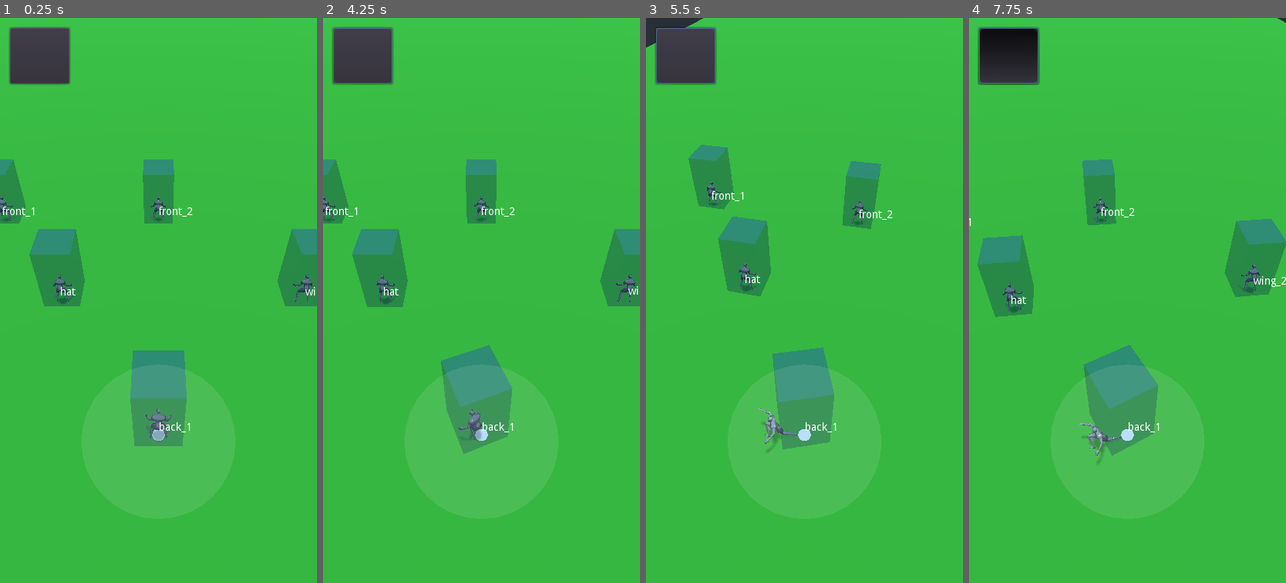
Above: before the commit, frames 1-4 (left to right).
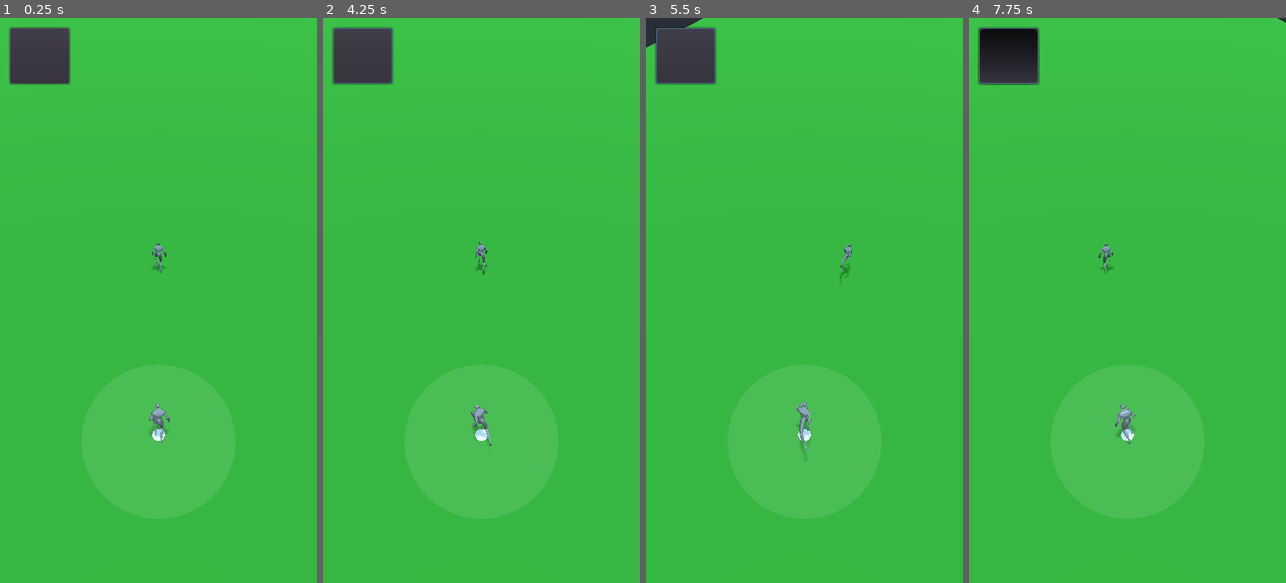
Above: after the commit, the same moments.

Repository: samhattangady/UltimateFrisbee
Game: Godot game, scene res://PlayingField.tscn
Two runs of this game, one before a commit and one after it. Both use one fixed random seed, a clock stepped at 60 frames per second and the inputs below.
Inputs (mouse positions are in pixels of both pictures, inside the frame that each line leads up to):
- Up to frame 1 (0.25 s): no input
- Up to frame 2 (4.25 s): click (364, 57) at 0.5 s; tap Enter (ui_accept) at 1.25 s; move the mouse to (551, 272) at 1.27 s; hold Right (ui_right) 1.28-2 s; hold Enter (ui_accept) 1.28-2 s; click (551, 272) at 1.42 s; drag from (418, 328) to (465, 413) at 2.02 s; move the mouse to (513, 176) at 2.77 s; hold Right (ui_right) 2.78-3.5 s; hold Enter (ui_accept) 2.78-3.5 s; drag from (465, 413) to (386, 215) at 3.52 s
- Up to frame 3 (5.5 s): move the mouse to (899, 385) at 4.27 s; hold Left (ui_left) 4.28-5 s; hold Enter (ui_accept) 4.28-5 s; drag from (709, 215) to (756, 159) at 5.02 s
- Up to frame 4 (7.75 s): move the mouse to (1143, 300) at 5.77 s; hold Down (ui_down) 5.78-6.5 s; hold Enter (ui_accept) 5.78-6.5 s; click (1143, 300) at 5.92 s; drag from (1079, 159) to (1064, 328) at 6.52 s; move the mouse to (1197, 272) at 7.27 s; hold Up (ui_up) from 7.28 s (still down); hold Enter (ui_accept) from 7.28 s (still down)

The runs differ from the first frame. In frame 1, 8.2% of the frame differs, in the area x 0-100%, y 25-76%; in frame 2, 8.4%; in frame 3, 7.5%; in frame 4, 8.7%, in the area x 0-100%, y 25-79%.
Error before the commit: Invalid call. Nonexistent function 'find_bone' in base 'Spatial'. (res://Player2.gd:56)
Error after the commit: Invalid call. Nonexistent function 'find_bone' in base 'Spatial'. (res://Player2.gd:62)

Commit message:
wip: working on animation blending.

Diff:
--- a/Debug.gd
+++ b/Debug.gd
@@ -5,7 +5,7 @@
 var player_labels
 var game_camera
 
-var debug = true
+var debug = false
 
 func _ready():
     self.player_labels = self.get_node('PlayerLabels')
--- a/Disc.gd
+++ b/Disc.gd
@@ -11,8 +11,8 @@
 
 var debug_previous_throw = {}
 
-export var max_throw_speed = 30.0
-export var min_throw_speed = 12.0
+export var max_throw_speed = 5.0
+export var min_throw_speed = 2.0
 
 export var max_throw_distance = 80.0
 export var min_throw_distance = 15.0
@@ -50,12 +50,12 @@
 func _ready():
     self.path_follow = self.get_node('Path/PathFollow')
     self.path = self.get_node('Path')
-    self.body = self.get_node('Path/PathFollow/DiscKinematicBody')
+    self.body = self.get_node('DiscKinematicBody')
     self.random = RandomNumberGenerator.new()
     self.DISC_CALCULATOR = load('DiscCalculator.gd').new()
     self.emit_signal('disc_position_update', self.get_position())
 
-func _process(delta):
+func _physics_process(delta):
     if DEBUG:
         emit_signal('position_update', path_follow.translation)
     self.emit_signal('disc_position_update', self.get_position())
@@ -77,32 +77,21 @@
         })
 
 func get_position():
-    # To get the world coordinates of the disc. When in the air, we want
-    # the path_follow.translation, but on the ground, we want the path.translation
-    # This might be a part of !TranslationError, Don't know.
-    if self.currently_thrown:
-        return self.path_follow.translation
-    else:
-        return self.path.translation
+    return self.translation
 
 func execute_throw(throw):
     # Check if end point meets ground
     var end_point = get_point_in_world(throw['end'])
     if not end_point: return
     var curve = calculate_throw_curve(throw)
-    path.curve = curve
+    self.path.curve = curve
     # trace_path(curve)
-    start_throw(throw, curve)
+    self.start_throw(throw, curve)
 
 func start_throw(throw, curve):
     self.calculate_throw_speed(throw, curve)
 
 func start_throw_animation():
-    # FIXME (15 May 2019 sam): !TranslationError. See bottom
-    if self.number_of_throws != 0:
-        self.translation = -self.path.translation
-    self.path.rotation = Vector3(0, 0, 0)
-    self.number_of_throws += 1
     self.currently_thrown = true
     self.emit_signal('throw_started', self.path.curve, {
         'time': self.total_throw_time,
@@ -131,20 +120,18 @@
                                 self.total_throw_time,
                                 self.current_max_speed,
                                 self.current_min_speed)
-    var offset = self.path_follow.unit_offset
-    if offset >= 1.0:
+    self.translation = self.path_follow.translation
+    if self.path_follow.unit_offset >= 1.0:
         self.throw_is_grounded()
 
 func throw_is_grounded():
     # Throw hits the ground
     self.path_follow.unit_offset = 0.999
+    self.translation = self.path_follow.translation
     self.throw_is_complete()
 
 func throw_is_complete():
     self.currently_thrown = false
-    # FIXME (15 May 2019 sam): !TranslationError. See bottom
-    self.path.translation = self.path_follow.translation
-    self.path_follow.unit_offset = 0.0
     self.throw_time_elapsed = 0.0
     var actual_time = (OS.get_ticks_msec()-self.throw_start_time) / 1000.0
     self.emit_signal('throw_complete')
@@ -159,15 +146,15 @@
 
 func calculate_throw_curve(throw_data):
     var end_point = get_point_in_world(throw_data['end'])
-    var world_dist = path.translation.distance_to(end_point)
+    var world_dist = self.translation.distance_to(end_point)
     var screen_dist = throw_data['start'].distance_to(throw_data['end'])
     var world_x_disp = throw_data['x_disp']* X_DISP_FACTOR * (world_dist/screen_dist)
     if abs(world_x_disp) > world_dist*MAX_OI_CURVE:
         world_x_disp = world_dist*MAX_OI_CURVE * (world_x_disp/abs(world_x_disp))
-    var oi_point = calculate_oi_point(world_dist, world_x_disp, path.translation, end_point)
+    var oi_point = calculate_oi_point(world_dist, world_x_disp, self.translation, end_point)
     var world_y_disp = throw_data['y_disp'] * (world_dist/screen_dist)
     var curve = Curve3D.new()
-    curve.add_point(path.translation)
+    curve.add_point(self.translation)
     curve.add_point(oi_point['oi_point'], oi_point['cin'], oi_point['cout'])
     curve.add_point(end_point)
     return curve
@@ -186,7 +173,7 @@
     # that more oi is more height
     var max_height = (dist/2) * cos(deg2rad(45))
     var oiy = lerp(0, max_height, abs(x_disp)/dist*MAX_OI_CURVE)
-    oiy += (path.translation.y+end.y) / 2
+    oiy += (self.translation.y+end.y) / 2
     # We want some randomness in how the exact curve of the throw looks
     var ci = (start-end)/3.0*random.randf_range(0.8, 1.5)
     var co = (end-start)/3.0*random.randf_range(0.8, 1.5)
@@ -213,11 +200,7 @@
     return point.position
 
 func attach_to_wrist(trans):
-    # Complicated because of !TranslationError
-    self.path.translation = trans.origin
-    # TODO (05 May 2019 sam): See if the transform can be applied without having
-    # to scale again.
-    # self.path.scale = Vector3(1, 1, 1)
+    self.transform = trans
 
 func set_pause_state(state):
     self.pause_state = state
@@ -235,13 +218,6 @@
 # have one for each scene or whatever. Might make code organization a little
 # more elegant
 
-# FIXME (15 May 2019 sam): !TranslationError. There seems to be an issue with the
-# translation values of path_follow, disc and path. path_follow seems to have a
-# global translation while all the others look like the have a relative to parent
-# translation value. This results in various errors when we are trying to make a
-# throw from anywhere other than Vector3(0, 0, 0). Additionally, it looks like
-# when unit_offset is 0, path_follow has a relative translation.
-
 # TODO (22 May 2019 sam): Right now, a straight throw results in the disc travelling
 # at ground level from start to end. Figure out how to deal with that once we have
 # players catching the disc etc.
@@ -253,4 +229,4 @@
 # FIXME (03 Jun 2019 sam): There is a bug where when we make a throw that ends out of
 # bounds, the previous throw is repeated. Or something like that. Need to change that
 # into something like a cancellation or rejection of input. There are multiple ways that
-# can probably be dealt with.
+# can probably be dealt with. (19 Jun 2019 sam): Not able to reproduce this.
--- a/Disc.tscn
+++ b/Disc.tscn
@@ -1,6 +1,10 @@
 [gd_scene load_steps=5 format=2]
 
 [ext_resource path="res://Disc.gd" type="Script" id=1]
+
+[sub_resource type="CylinderShape" id=2]
+
+[sub_resource type="CylinderMesh" id=3]
 
 [sub_resource type="Curve3D" id=1]
 _data = {
@@ -8,26 +12,22 @@
 "tilts": PoolRealArray(  )
 }
 
-[sub_resource type="CylinderShape" id=2]
-
-[sub_resource type="CylinderMesh" id=3]
-
 [node name="Disc" type="Spatial"]
 script = ExtResource( 1 )
+
+[node name="DiscKinematicBody" type="KinematicBody" parent="."]
+
+[node name="CollisionShape" type="CollisionShape" parent="DiscKinematicBody"]
+transform = Transform( 0.5, 0, 0, 0, 0.025, 0, 0, 0, 0.5, 0, 0, 0 )
+shape = SubResource( 2 )
+
+[node name="MeshInstance" type="MeshInstance" parent="DiscKinematicBody"]
+transform = Transform( 0.5, 0, 0, 0, 0.025, 0, 0, 0, 0.5, 0, 0, 0 )
+mesh = SubResource( 3 )
+material/0 = null
 
 [node name="Path" type="Path" parent="."]
 curve = SubResource( 1 )
 
 [node name="PathFollow" type="PathFollow" parent="Path"]
 rotation_mode = 0
-
-[node name="DiscKinematicBody" type="KinematicBody" parent="Path/PathFollow"]
-
-[node name="CollisionShape" type="CollisionShape" parent="Path/PathFollow/DiscKinematicBody"]
-transform = Transform( 0.5, 0, 0, 0, 0.025, 0, 0, 0, 0.5, 0, 0, 0 )
-shape = SubResource( 2 )
-
-[node name="MeshInstance" type="MeshInstance" parent="Path/PathFollow/DiscKinematicBody"]
-transform = Transform( 0.5, 0, 0, 0, 0.025, 0, 0, 0, 0.5, 0, 0, 0 )
-mesh = SubResource( 3 )
-material/0 = null
--- a/Player2.gd
+++ b/Player2.gd
@@ -6,6 +6,8 @@
 export var MAX_ANGLE_WITHOUT_STOPPING = 60
 export var AT_DESTINATION_DISTANCE = 1.5
 export var DISC_CATCHING_DISTANCE = 1.0
+
+var CLAP_CATCH_ANIMATION_LENGTH = 1.0
 
 var current_direction = Vector3(1, 0, 0)
 var current_velocity = Vector3(-1, 0, 0)
@@ -24,6 +26,7 @@
 var disc
 var skeleton
 var animation_player
+var animation_tree
 var selected_marker
 var has_disc = false
 var is_selected
@@ -32,6 +35,8 @@
 var pause_state
 var catching_area
 var debug_name
+var time_remaining_to_catch
+var playing_catch_anim = false
 
 var debug_starting_time
 var debug=true
@@ -47,6 +52,7 @@
 func _ready():
     self.player_model = self.get_node('PlayerModel')
     self.animation_player = self.player_model.get_node('AnimationPlayer')
+    self.animation_tree = self.player_model.get_node('AnimationTree')
     self.selected_marker = self.get_node('SelectedMarker')
     self.disc_calculator = load('DiscCalculator.gd').new()
     self.animation_player.get_animation('Idle').set_loop(true)
@@ -55,8 +61,10 @@
     self.skeleton = self.player_model.get_node('Armature')
     self.right_hand = self.skeleton.find_bone('Wrist.R')
     self.animation_player.connect('animation_finished', self, 'handle_animation_completion')
+    self.animation_player.play('Idle')
     self.current_state = PLAYER_STATE.IDLE
     self.catching_area = self.get_node('CatchingArea')
+    self.time_remaining_to_catch = 0
     if self.has_disc:
         self.update_arm_position()
 
@@ -66,13 +74,25 @@
             self.recalculate_current_velocity(delta)
             self.move_and_slide(self.current_velocity, Vector3(0, -1, 0))
         if self.current_velocity.length() > 1.0:
-            self.animation_player.play('Run')
+            # TODO (19 Jun 2019 sam): Move this out of here.
+            if self.playing_catch_anim:
+                self.animation_player.play('Catching')
+            else:
+                self.animation_tree.blend2_node_set_amount('Run-Speed', self.current_velocity.length()/self.max_speed)
+                self.animation_player.play('Run')
         if self.check_if_disc_is_catchable():
             self.try_to_catch_disc()
         if self.check_if_at_destination():
             self.stop_running()
         if self.has_disc:
             self.update_arm_position()
+        if self.time_remaining_to_catch > self.CLAP_CATCH_ANIMATION_LENGTH:
+            self.time_remaining_to_catch -= delta
+            if self.time_remaining_to_catch <= self.CLAP_CATCH_ANIMATION_LENGTH:
+                # TODO (19 Jun 2019 sam): Add the catching state to player states
+                self.playing_catch_anim = true
+                self.animation_player.play('Catching', -1, 1.0, false)
+
 
 func get_wrist_position():
     # TODO (18 Jun 2019 sam): We need to add rotation aspect here I think
@@ -106,7 +126,7 @@
     self.assign_disc_possession()
     self.disc.disc_is_reached()
     self.current_velocity = Vector3(0, 0, 0)
-    self.animation_player.play('Idle')
+    # self.animation_player.play('Catching')
     self.emit_signal('disc_is_caught', self)
     # self.emit_signal('thrower_arm_position', self.get_wrist_position())
 
@@ -143,9 +163,12 @@
 
 func start_throw_animation(throw_data):
     # We want to rotate to face where the throw is going. Note that by default the model is facing backwards. So we have to adjust the look_at point accordingly.
-    # TODO (18 Jun 2019 sam): Check if this rotation is working correctly.
-    # TODO (19 Jun 2019 sam): Ensure that end point is not nil.
-    self.transform = self.transform.looking_at(self.translation - self.disc.get_point_in_world(throw_data['end']), Vector3(0, 1, 0))
+    # TODO (18 Jun 2019 sam): Check if this rotation is working correctly. Sometimes the
+    # guy is pointing the wrong way.
+    # TODO (19 Jun 2019 sam): Ensure that end point is not nil. Make it cleaner
+    var point = self.disc.get_point_in_world(throw_data['end'])
+    if point == null: return
+    self.transform = self.transform.looking_at(self.translation - point, Vector3(0, 1, 0))
     self.animation_player.play(throw_data['throw'], -1, 1.3, false)
     self.current_state = PLAYER_STATE.THROWING
     # TODO (31 May 2019 sam): Add some sort of timer here to switch the state to idle
@@ -159,8 +182,10 @@
             self.animation_player.play('Backhand.FollowThrough')
         if anim_name == 'Forehand':
             self.animation_player.play('Forehand.FollowThrough')
-    if anim_name != 'Idle':
+    elif anim_name != 'Idle':
         self.animation_player.play('Idle')
+    if anim_name == 'Catching':
+        self.playing_catch_anim = false
 
 func set_selected():
     self.is_selected = true
@@ -171,6 +196,10 @@
     self.selected_marker.visible = false
 
 func run_to_world_point(destination):
+    if self.has_disc:
+        # (19 Jun 2019 sam): Will have to figure out what to do here when we
+        # have to walk the disc to the line etc.
+        return
     self.desired_destination = destination
     var dir = destination - self.translation
     self.set_desired_direction(dir)
@@ -179,8 +208,9 @@
 
 func disc_is_thrown(curve, throw_details):
     var attack_point = self.calculate_attack_point(curve, throw_details)
-    if self.current_state == PLAYER_STATE.RUNNING or attack_point.time < 1.0:
+    if self.current_state == PLAYER_STATE.RUNNING or attack_point.time_difference < 0.2:
         self.run_to_world_point(attack_point.point)
+        self.time_remaining_to_catch = attack_point.time_to_catch
 
 func calculate_attack_point(curve, throw_details):
     # We take different points along the flight of the disc, and measure the
@@ -196,6 +226,7 @@
     var number_of_samples = 100
     var best_point = -1
     var best_time_difference = pow(10, 10)
+    var time_to_catch = 0
     for i in range(number_of_samples):
         var time_sample = (i+1) * throw_details['time'] / number_of_samples
         var offset_sample = self.disc_calculator.get_disc_offset(time_sample, throw_details['time'], throw_details['max_speed'], throw_details['min_speed'])
@@ -206,7 +237,10 @@
         if abs(time_to_point - time_sample) < best_time_difference:
             best_time_difference = abs(time_to_point-time_sample)
             best_point = sample_point
-    return {'point': best_point, 'time': best_time_difference}
+            time_to_catch = time_sample
+    return {'point': best_point,
+               'time_difference': best_time_difference,
+               'time_to_catch': time_to_catch}
 
 func get_time_to_point(point, pos, dir, vel):
     # Get the time it would take to move to a certain point
--- a/Player2.tscn
+++ b/Player2.tscn
@@ -41,6 +41,7 @@
 shape = SubResource( 11 )
 
 [node name="MeshInstance" type="MeshInstance" parent="CatchingArea/CollisionShape"]
+visible = false
 mesh = SubResource( 12 )
 material/0 = SubResource( 13 )
 
--- a/PlayerModel.tscn
+++ b/PlayerModel.tscn
@@ -1,8 +1,32 @@
-[gd_scene load_steps=2 format=2]
+[gd_scene load_steps=6 format=2]
 
 [ext_resource path="res://assets/scoober.glb" type="PackedScene" id=1]
 
-[node name="PlayerModel" instance=ExtResource( 1 )]
+[sub_resource type="AnimationNodeAnimation" id=2]
+animation = "Idle"
 
-[node name="Armature2" parent="." index="1"]
-visible = false
+[sub_resource type="AnimationNodeBlend2" id=3]
+
+[sub_resource type="AnimationNodeAnimation" id=4]
+animation = "Run"
+
+[sub_resource type="AnimationNodeBlendTree" id=5]
+graph_offset = Vector2( -201.493, 52.6787 )
+nodes/Animation/node = SubResource( 2 )
+nodes/Animation/position = Vector2( -96, 160 )
+nodes/Run-Speed/node = SubResource( 3 )
+nodes/Run-Speed/position = Vector2( 100, 140 )
+nodes/Run-loop/node = SubResource( 4 )
+nodes/Run-loop/position = Vector2( -96, 272 )
+node_connections = [ "output", 0, "Run-Speed", "Run-Speed", 0, "Animation", "Run-Speed", 1, "Run-loop" ]
+
+[node name="PlayerModel" index="0" instance=ExtResource( 1 )]
+
+[node name="AnimationPlayer" parent="." index="2"]
+autoplay = "Idle"
+
+[node name="AnimationTree" type="AnimationTree" parent="." index="3"]
+tree_root = SubResource( 5 )
+anim_player = NodePath("../AnimationPlayer")
+active = true
+parameters/Run-Speed/blend_amount = 1.0
--- a/Players.gd
+++ b/Players.gd
@@ -11,10 +11,10 @@
 var HEX_SPACING = 10.0
 
 func _ready():
-    self.hex_with_back_2()
+    self.n_players()
     self.player_with_disc.update_arm_position()
 
-func three_players():
+func n_players():
     var player_scene = preload('res://Player2.tscn')
     for i in range(number_of_players):
         var p = player_scene.instance()
Binary file changed: assets/scoober.glb
